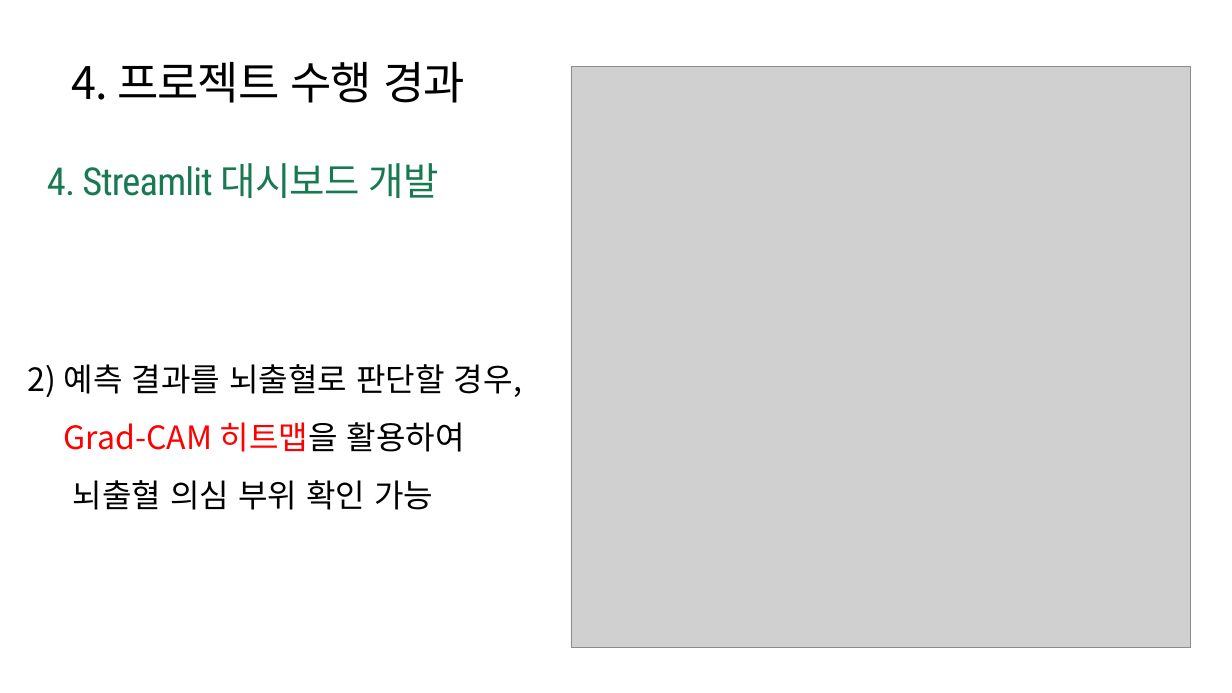
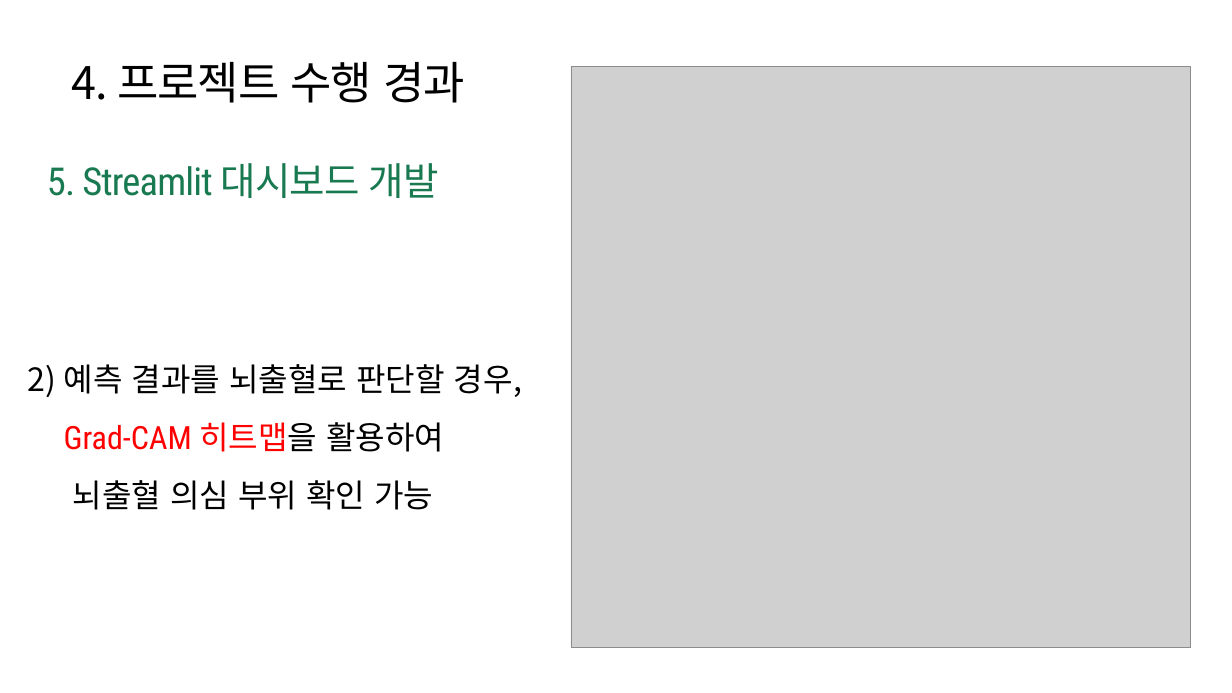
Before and after one commit to parkahjin/brain-hemorrhage, a slide deck: slide 19 of Slide/B팀_Claude_뇌출혈 조기 진단 프로젝트.pptx. Drawn at 1232x693 pixels with LibreOffice and Linux fonts; fonts in the diff are those of the drawing; grey boxes stand for pictures. Boxes give left, top, right and bottom in pixels: in the first picture for what was removed or moved away, otherwise in the second. Text is boxed around its words. In the diff, an @@ line names an element or a change of style, - is before the commit and + after.

```diff
--- a/Slide/B팀_Claude_뇌출혈 조기 진단 프로젝트.pptx
+++ b/Slide/B팀_Claude_뇌출혈 조기 진단 프로젝트.pptx
@@ text at bbox=[47, 163, 439, 198]: text changed @@
-4. Streamlit 대시보드 개발
+5. Streamlit 대시보드 개발
@@ text at bbox=[64, 422, 444, 452]: font Noto Sans CJK KR to Roboto Condensed in "Grad-CAM" @@
```
Also in this commit, not shown: 11 other slides changed, 1 slide added, 5 other files.
